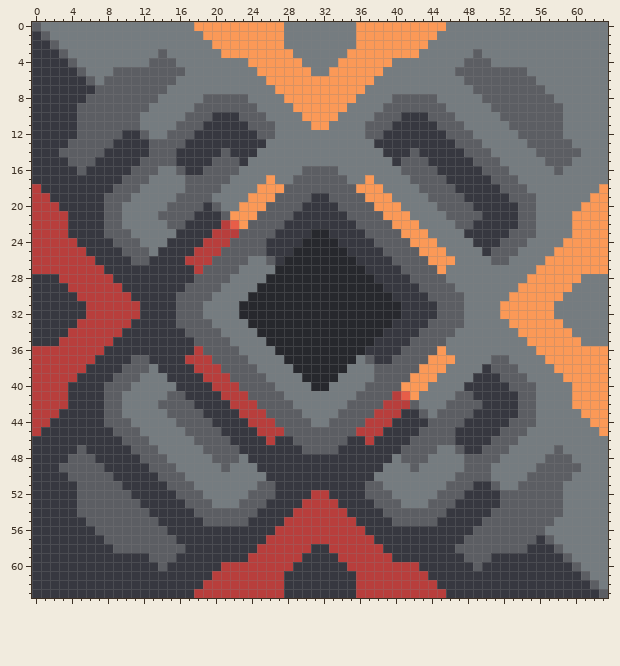
Pixel-art sprite -- sprites/blocks/effect/hyperdrive.png. The picture above is the old version.
The file is 64x64 pixels.
After the commit:
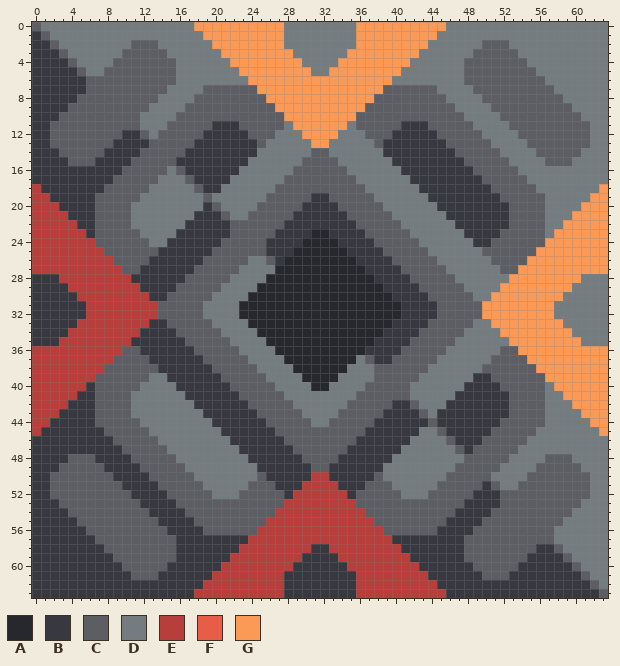
Palette (. is transparent): A #27282d  B #373840  C #5c5e63  D #757c80  E #b83e3c  F #e75d48  G #fb9957
The exact change:
Changed rows in their new state; - is an unchanged pixel.
first column x 2:
 2 ---------CCC------------------------------------CCC---------
 3 --------CCCC------------------------------------CCCC--------
 4 -------CCCC---------GG----------------GG---------CCCC-------
 5 ------C-------D------GG--------------GG------D-------C------
 6 -----C----------------GG------------GG----------------C-----
 7 ----C------------CCCCCCGG----------GGCCCCCC------------C----
 8 ---C------------C-----CCGG--------GGCC-----C------------C---
 9 --C------------C-------CCGG------GGCC-------C------------C--
10 -CC-----------C---CCC---CCGG----GGCC---CCC---C-----------CC-
11 CCC----------C---C---C---C-GG--GG-C---C---C---C----------CCC
12 CCC---------C---C-----C-----GGGG-----C-----C---C---------CCC
13 CC-------------C-------C-----GG-----C-------C---C---------CC
14 ----------C---C----B---------CC---------B----C---C----------
15 ---------C--------BBB-------CCCC-------BBB----C---C---------
16 ---B----C---C----BBBB------C----C------BBBB----C---C----D---
17 -------C---C----BBBB----D-C------C-D----BBBB----C---C-------
18 ------C---C----D-BB----DDC--------CDD----BBBB----C---C------
19 -----C---C----DDD-----DDC----------CDD----BBBB----C---C-----
20 -----C--C----DDDD----DDC------------CDD----BBBB----C--C-----
21 -----C--C---DDDD----DDC--------------CDD----BBBB---C--C-----
22 --E--C--C----DD----BCC----------------CDD----BB----C--C--G--
23 --EE-C---C--------BBC------------------CDD--------C---C-GG--
24 ---EECC---C------BBC--------------------CDD------C---CCGG---
25 ----EECC---C----BBC----------------------CDD----C---CCGG----
26 -----EECC------BBC------------------------CDD------CCGG-----
27 ------EECC------C--------------------------C------CCGG------
28 -------EE------C----------------------------C------GG-------
29 --------EE----C------------------------------C----GG--------
30 ---------EE--C--------------------------------C--GG---------
31 ----------EECC--------------------------------CCGG----------
32 ----------EECC--------------------------------CCGG----------
33 ---------EE--C--------------------------------C--GG---------
34 --------EE----C------------------------------C----GG--------
35 -------EE------C----------------------------C------GG-------
36 ------EECC------C--------------------------C------CCGG------
37 -----EECC------BBC------------------------CDD------CCGG-----
38 ----EECC---C----BBC----------------------CDD----C---CCGG----
39 ---EECC---C------BBC--------------------CDD------C---CCGG---
40 --EE-C---C--------BBC------------------CDD--------C---C-GG--
41 --E--C--C----DD----BBC----------------CCD----BB----C--C--G--
42 -----C--C---DDDD----BBC--------------CBB----BBBB---C--C-----
43 -----C--C----DDDD----BBC------------CBB----BBBB----C--C-----
44 -----C---C----DDDD----BBC----------CBB-----BBB----C---C-----
45 ------C---C----DDDD----BBC--------CBB----DD-B----C---C------
46 -------C---C----DDDD----B-C------C-B----DDDD----C---C-------
47 ---B----C---C----DDDD------C----C------DDDD----C---C----D---
48 ---------C---C----DDD-------CCCC-------DDD--------C---------
49 ----------C---C----D---------CC---------D----C---C----------
50 CC---------C---C-------C-----EE-----C-------C-------------CC
51 CCC---------C---C-----C-----EEEE-----C-----C---C---------CCC
52 CCC----------C---C---C---C-EE--EE-C---C---C---C----------CCC
53 -CC-----------C---CCC---CCEE----EECC---CCC---C-----------CC-
54 --C------------C-------CCEE------EECC-------C------------C--
55 ---C------------C-----CCEE--------EECC-----C------------C---
56 ----C------------CCCCCCEE----------EECCCCCC------------C----
57 -----C----------------EE------------EE----------------C-----
58 ------C-------B------EE--------------EE------B-------C------
59 -------CCCC---------EE----------------EE---------CCCC-------
60 --------CCCC------------------------------------CCCC--------
61 ---------CCC------------------------------------CCC---------
Where, in picture pixels (left, top, right, bottom), the same in both pictures:
changed: (50, 40, 590, 580)
